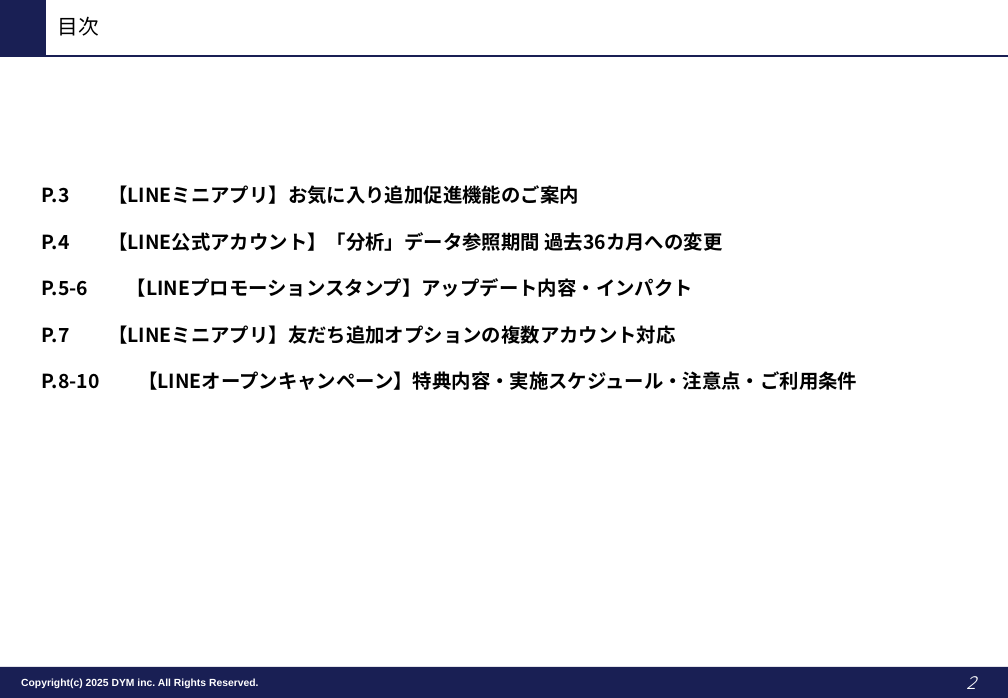
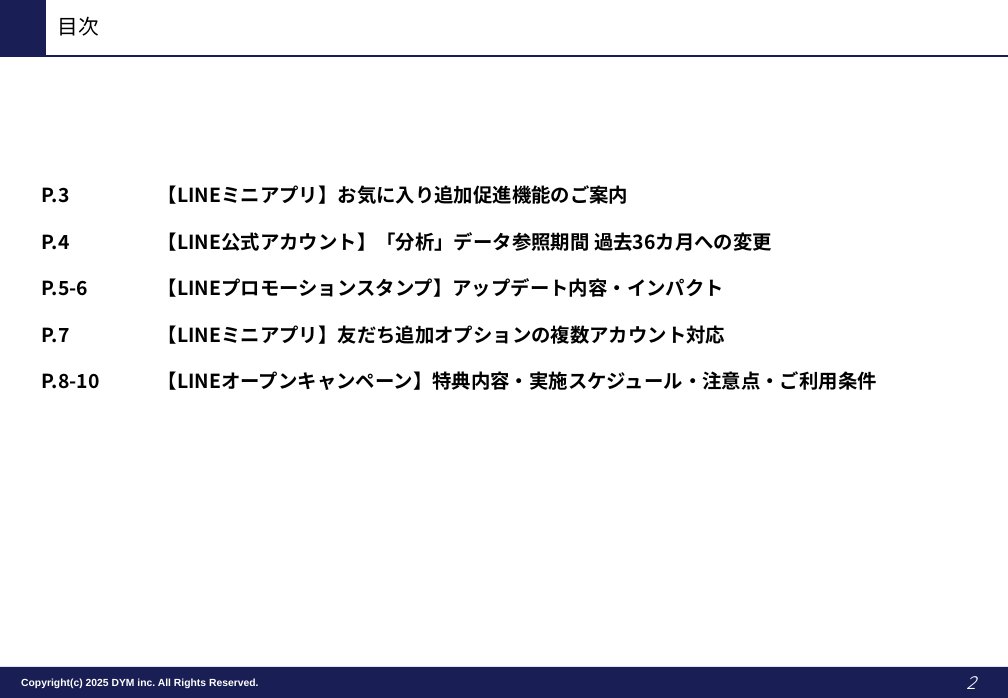
Before and after one commit to tonomura-r-dev/folder, a slide deck: slide 2 of LINEOA媒体最新情報_2026年9月トレンドレポート.pptx. Drawn at 1008x698 pixels with LibreOffice and Linux fonts; fonts in the diff are those of the drawing; background and template pictures are left out. Boxes give left, top, right and bottom in pixels: in the first picture for what was removed or moved away, otherwise in the second. Text is boxed around its words. In the diff, an @@ line names an element or a change of style, - is before the commit and + after.

```diff
--- a/LINEOA媒体最新情報_2026年9月トレンドレポート.pptx
+++ b/LINEOA媒体最新情報_2026年9月トレンドレポート.pptx
@@ text at [158, 185, 877, 390]: text changed @@
-P.3 【LINEミニアプリ】お気に入り追加促進機能のご案内
-P.4 【LINE公式アカウント】「分析」データ参照期間 過去36カ月への変更
-P.5-6 【LINEプロモーションスタンプ】アップデート内容・インパクト
-P.7 【LINEミニアプリ】友だち追加オプションの複数アカウント対応
-P.8-10 【LINEオープンキャンペーン】特典内容・実施スケジュール・注意点・ご利用条件
+【LINEミニアプリ】お気に入り追加促進機能のご案内
+【LINE公式アカウント】「分析」データ参照期間 過去36カ月への変更
+【LINEプロモーションスタンプ】アップデート内容・インパクト
+【LINEミニアプリ】友だち追加オプションの複数アカウント対応
+【LINEオープンキャンペーン】特典内容・実施スケジュール・注意点・ご利用条件
```
Also in this commit, not shown: 8 other slides changed, 4 other files.
